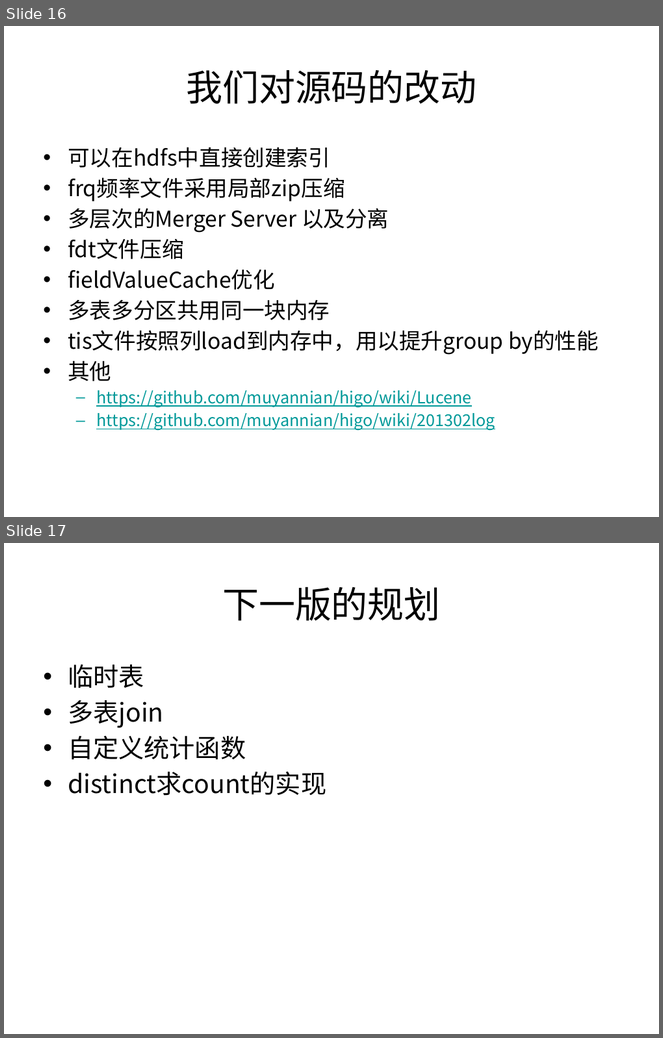
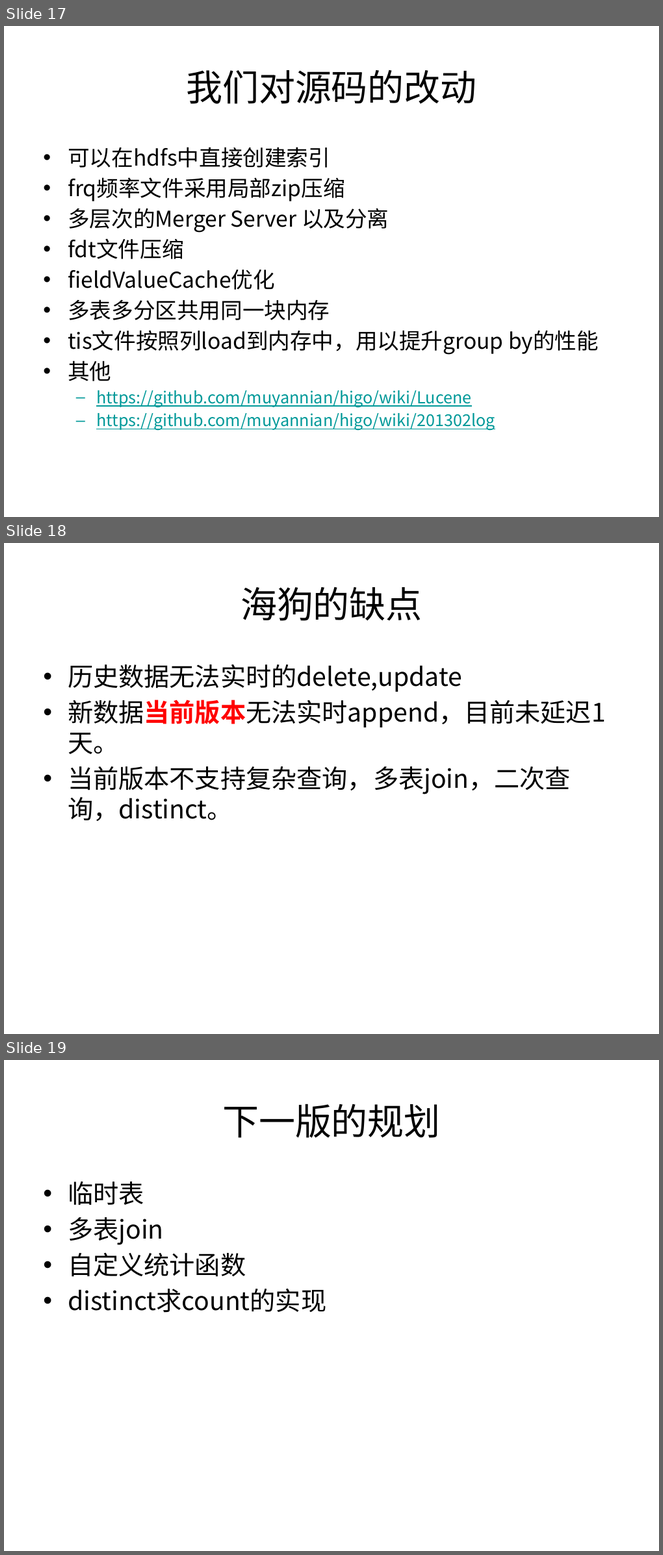
Before and after one commit to muyannian/higo, a slide deck: doc/higo.pptx. Shown one above the other, each under a label of ours: slides 16 and 17 before the commit, slides 17, 18 and 19 after it. The pictures are 663x1038 and 663x1555 pixels, drawn with LibreOffice and Linux fonts; fonts in the diff are those of the drawing; background and template pictures are left out. Boxes give left, top, right and bottom in pixels: in the first picture for what was removed or moved away, otherwise in the second. Text is boxed around its words. In the diff, an @@ line names an element or a change of style, - is before the commit and + after.

```diff
--- a/doc/higo.pptx
+++ b/doc/higo.pptx
@@ slide 18 added at [4,543,659,1034], background picture (left out) @@
@@ title added at [241,587,423,621], 40 pt, text #000000 @@
+海狗的缺点
@@ text added at [68,665,606,821], 28 pt, text #000000 @@
+• 历史数据无法实时的delete,update
+• 新数据当前版本无法实时append，目前未延迟1天。
+• 当前版本不支持复杂查询，多表join，二次查询，distinct。
@@ what was slide 16 is now slide 17 @@
@@ what was slide 17 is now slide 19 @@
```
Also in this commit, not shown: 4 slides changed, 1 other slide added.
